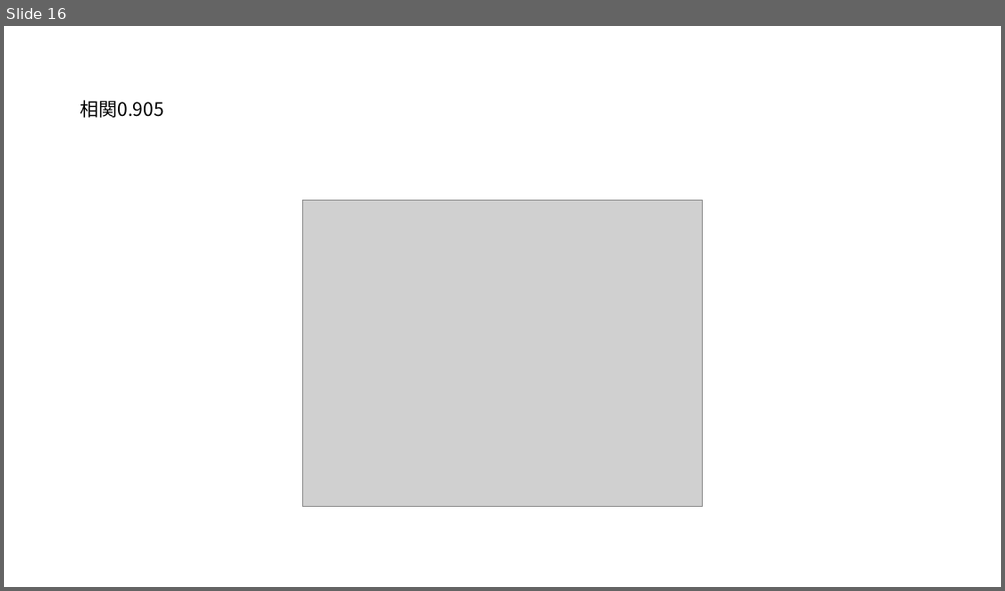
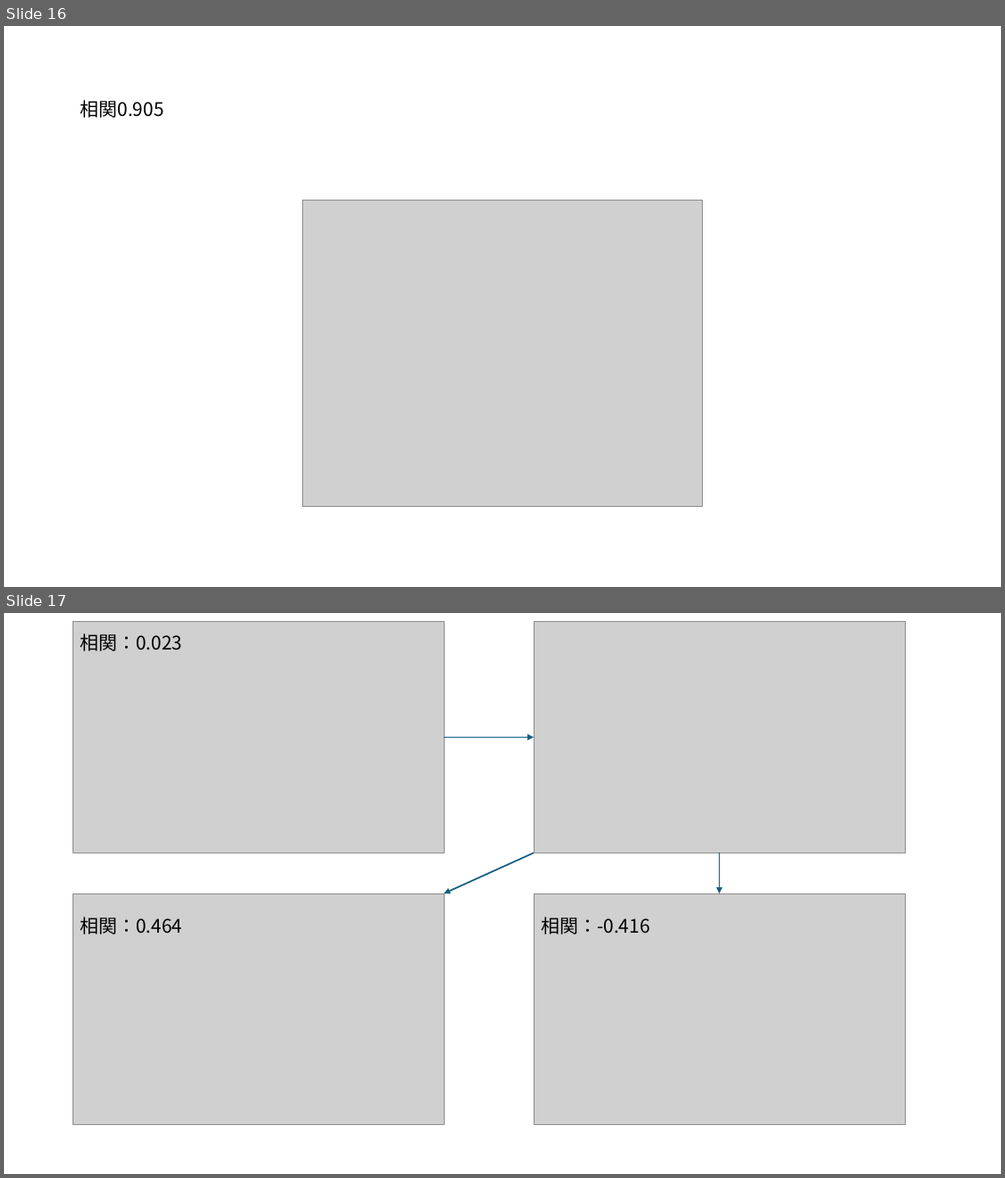
Before and after one commit to b-fujino/RLessonText, a slide deck: Img/AnovaModeling.pptx. Shown one above the other, each under a label of ours: slide 16 before the commit, slides 16 and 17 after it. The pictures are 1005x591 and 1005x1178 pixels, drawn with LibreOffice and Linux fonts; fonts in the diff are those of the drawing; grey boxes stand for pictures. Boxes give left, top, right and bottom in pixels: in the first picture for what was removed or moved away, otherwise in the second. Text is boxed around its words. In the diff, an @@ line names an element or a change of style, - is before the commit and + after.

```diff
--- a/Img/AnovaModeling.pptx
+++ b/Img/AnovaModeling.pptx
@@ slide 17 added at [4,613,1001,1174], background #FFFFFF @@
@@ picture added at [73,621,445,852] @@
@@ text added at [80,633,182,651], 18 pt, text #000000 @@
+相関：0.023
@@ picture added at [534,621,905,852] @@
@@ arrow added from (444, 737) to (534, 737), #156082 1.5 pt @@
@@ arrow added from (534, 853) to (444, 893), #156082 1.5 pt @@
@@ arrow added from (720, 853) to (720, 893), #156082 1.5 pt @@
@@ picture added at [73,893,445,1125] @@
@@ picture added at [534,893,905,1125] @@
@@ text added at [80,916,182,934], 18 pt, text #000000 @@
+相関：0.464
@@ text added at [541,916,650,934], 18 pt, text #000000 @@
+相関：-0.416
```
Also in this commit, not shown: 1 other slide added, 22 other files.
